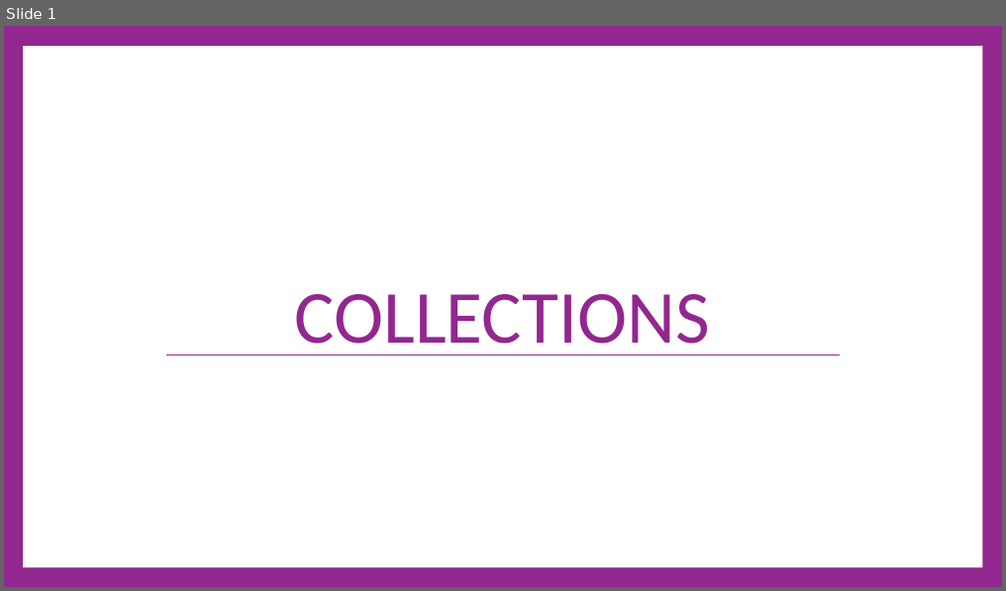
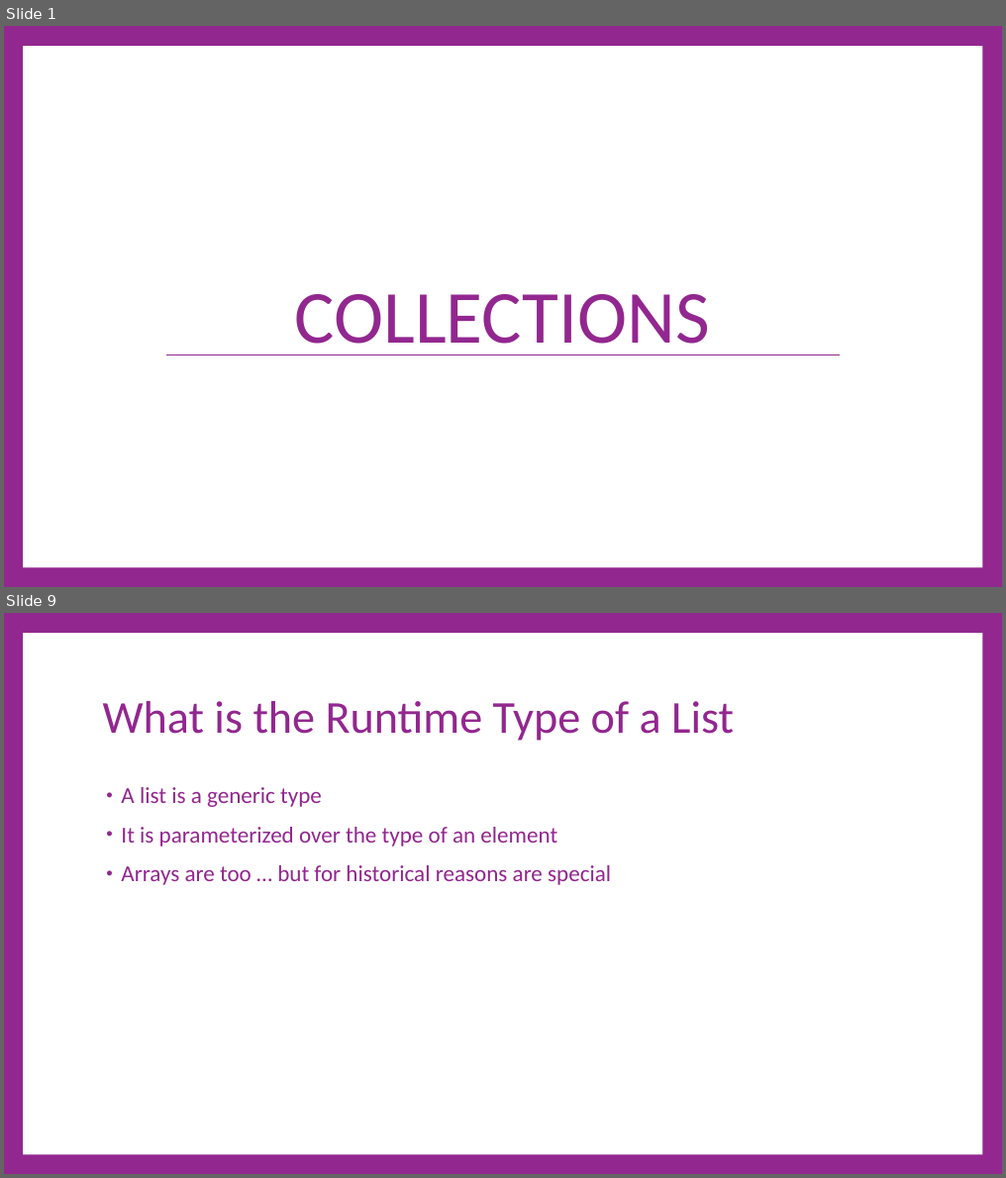
Before and after one commit to cdiggins/cs321, a slide deck: class-notes/cs321-winter-2023-lecture-5-collections.pptx. Shown one above the other, each under a label of ours: slide 1 before the commit, slides 1 and 9 after it; the slides between them are not shown. The pictures are 1006x591 and 1006x1178 pixels, drawn with LibreOffice and Linux fonts; fonts in the diff are those of the drawing. Boxes give left, top, right and bottom in pixels: in the first picture for what was removed or moved away, otherwise in the second. Text is boxed around its words. In the diff, an @@ line names an element or a change of style, - is before the commit and + after.

```diff
--- a/class-notes/cs321-winter-2023-lecture-5-collections.pptx
+++ b/class-notes/cs321-winter-2023-lecture-5-collections.pptx
@@ slide 9 added at [4,613,1002,1174], background #92278F; not listed: 1 template element that a slide beside it also shows @@
@@ title added at [103,701,734,741], 66 pt, text #92278F @@
+What is the Runtime Type of a List
@@ text added at [121,787,611,885], 33 pt, text #92278F @@
+• A list is a generic type
+• It is parameterized over the type of an element
+• Arrays are too … but for historical reasons are special
```
Also in this commit, not shown: 31 other slides added, 7 other files.
